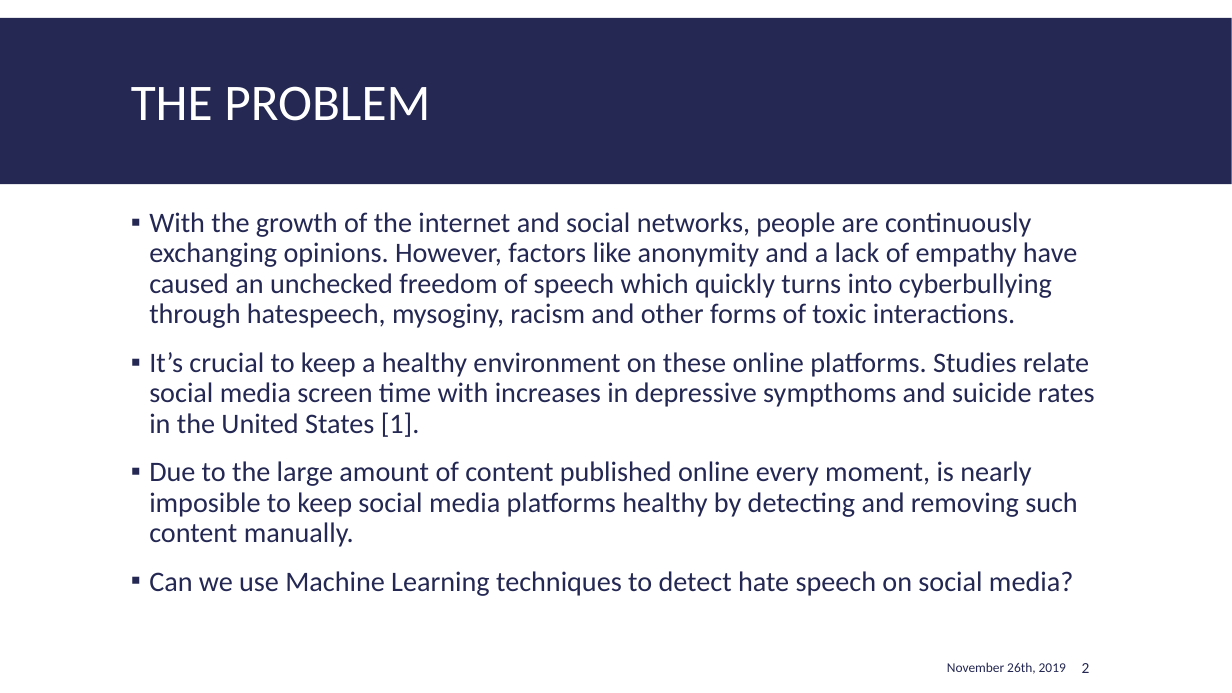
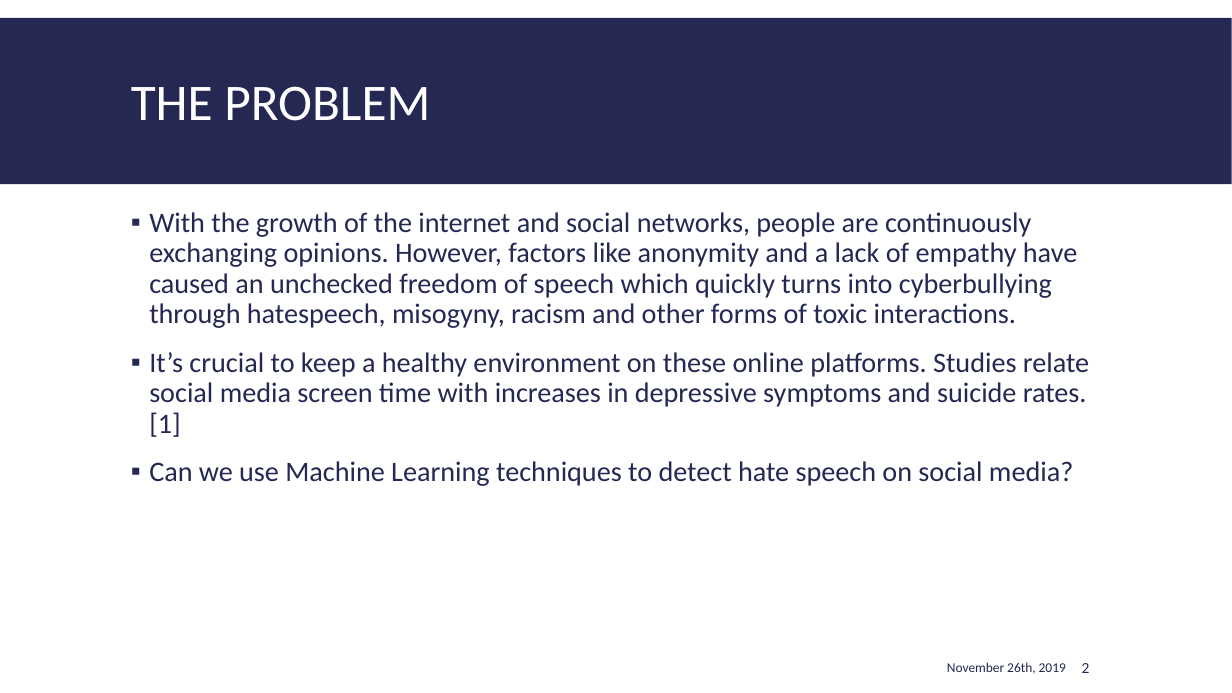
Before and after one commit to EiderDiaz/Twitter_NLP_HateSpeech, a slide deck: slide 2 of The toxicity of the Star Wars fandom on social media.pptx. Drawn at 1232x693 pixels with LibreOffice and Linux fonts; fonts in the diff are those of the drawing. Boxes give left, top, right and bottom in pixels: in the first picture for what was removed or moved away, otherwise in the second. Text is boxed around its words. In the diff, an @@ line names an element or a change of style, - is before the commit and + after.

```diff
--- a/The toxicity of the Star Wars fandom on social media.pptx
+++ b/The toxicity of the Star Wars fandom on social media.pptx
@@ text at (x1=149, y1=212, x2=1089, y2=437): text changed @@
-▪ With the growth of the internet and social networks, people are continuously exchanging opinions. However, factors like anonymity and a lack of empathy have caused an unchecked freedom of speech which quickly turns into cyberbullying through hatespeech, mysoginy, racism and other forms of toxic interactions.
-▪ It’s crucial to keep a healthy environment on these online platforms. Studies relate social media screen time with increases in depressive sympthoms and suicide rates in the United States [1].
-▪ Due to the large amount of content published online every moment, is nearly imposible to keep social media platforms healthy by detecting and removing such content manually.
+▪ With the growth of the internet and social networks, people are continuously exchanging opinions. However, factors like anonymity and a lack of empathy have caused an unchecked freedom of speech which quickly turns into cyberbullying through hatespeech, misogyny, racism and other forms of toxic interactions.
+▪ It’s crucial to keep a healthy environment on these online platforms. Studies relate social media screen time with increases in depressive symptoms and suicide rates.[1]
```
Also in this commit, not shown: 4 other slides changed, 1 other file.
